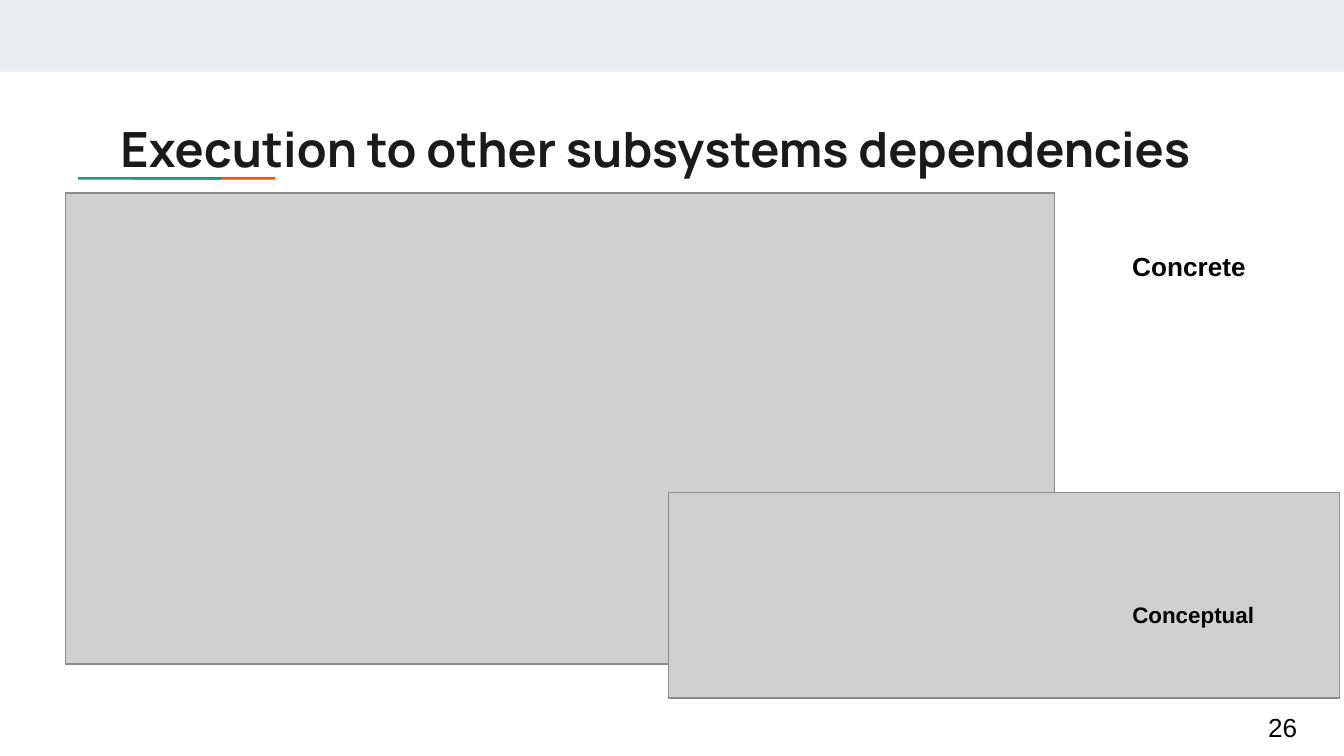
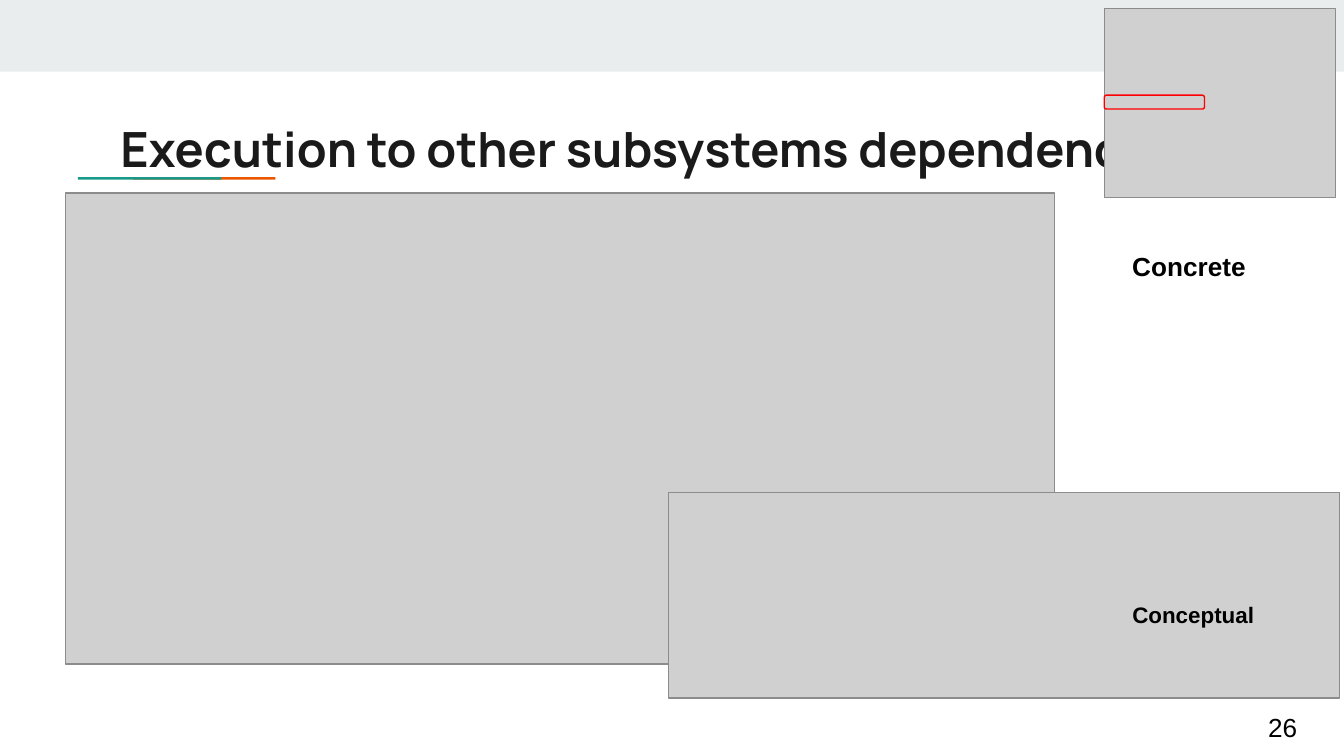
Before and after one commit to azkevin/EECS4314, a slide deck: slide 26 of A2/EECS4314 A2 Slides (TabsvsSpaces).pptx. Drawn at 1344x756 pixels with LibreOffice and Linux fonts; fonts in the diff are those of the drawing; grey boxes stand for pictures. Boxes give left, top, right and bottom in pixels: in the first picture for what was removed or moved away, otherwise in the second. Text is boxed around its words. In the diff, an @@ line names an element or a change of style, - is before the commit and + after.

Commit message:
Updated slides for a2

```diff
--- a/A2/EECS4314 A2 Slides (TabsvsSpaces).pptx
+++ b/A2/EECS4314 A2 Slides (TabsvsSpaces).pptx
@@ picture added at <box>1105,8,1336,198</box> @@
@@ rounded rectangle added at <box>1105,95,1206,109</box>, outline #FF0000 0.75 pt @@
```
Also in this commit, not shown: 3 other slides changed, 1 other file.
